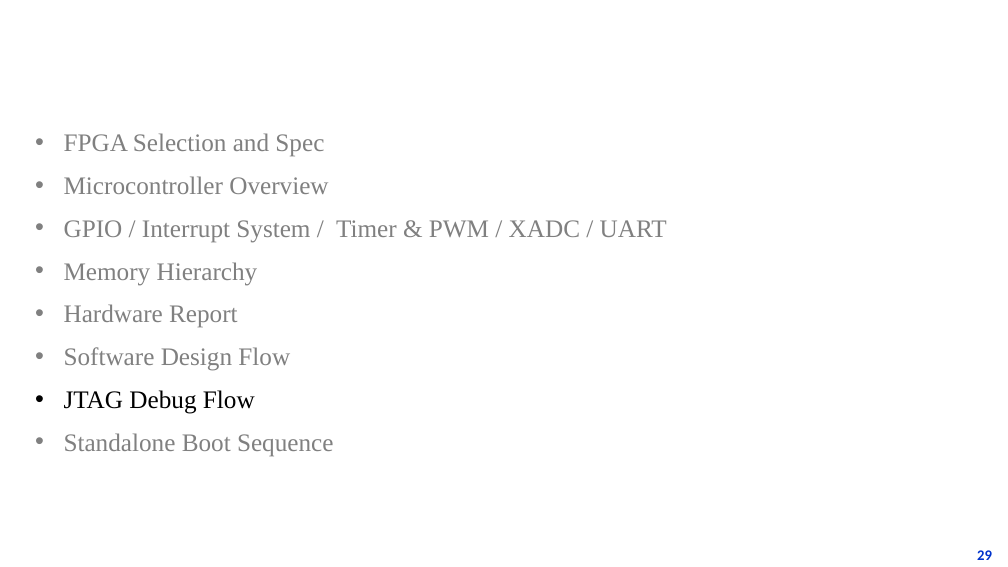
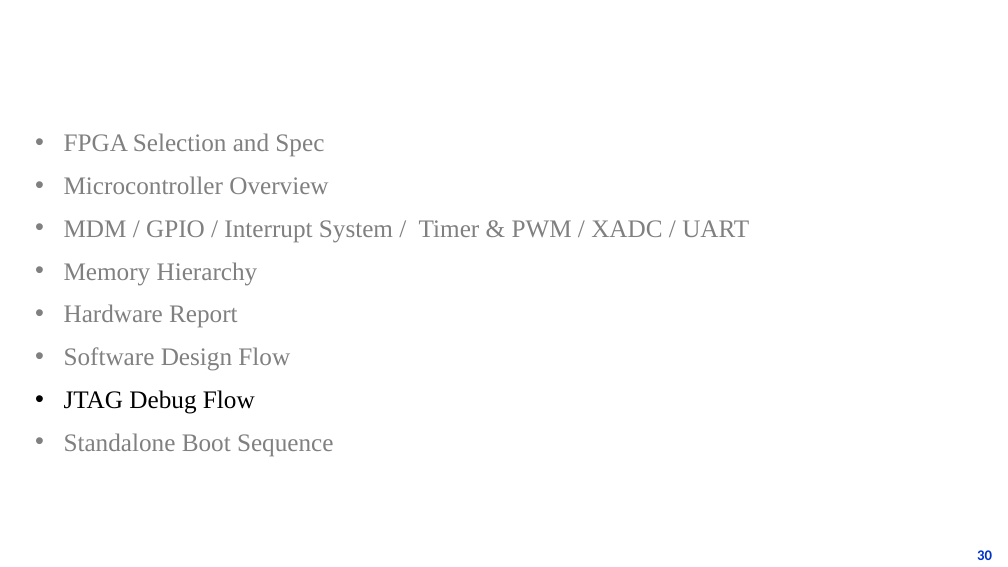
Before and after one commit to ukp66482/RISC-V_MCU-on-Cmod-A7, a slide deck: slide 30 of Intro_PPT/RISCV-MCU.pptx (slide 29 before the commit). Drawn at 1008x567 pixels with LibreOffice and Linux fonts; fonts in the diff are those of the drawing; background and template pictures are left out. Boxes give left, top, right and bottom in pixels: in the first picture for what was removed or moved away, otherwise in the second. Text is boxed around its words. In the diff, an @@ line names an element or a change of style, - is before the commit and + after.

```diff
--- a/Intro_PPT/RISCV-MCU.pptx
+++ b/Intro_PPT/RISCV-MCU.pptx
@@ text at box(64, 220, 749, 243): text changed @@
-• GPIO / Interrupt System / Timer & PWM / XADC / UART
+• MDM / GPIO / Interrupt System / Timer & PWM / XADC / UART
@@ page number at box(977, 550, 992, 560): text changed @@
-29
+30
```
Also in this commit, not shown: 8 other slides changed, 2 slides added, 2 other files.
